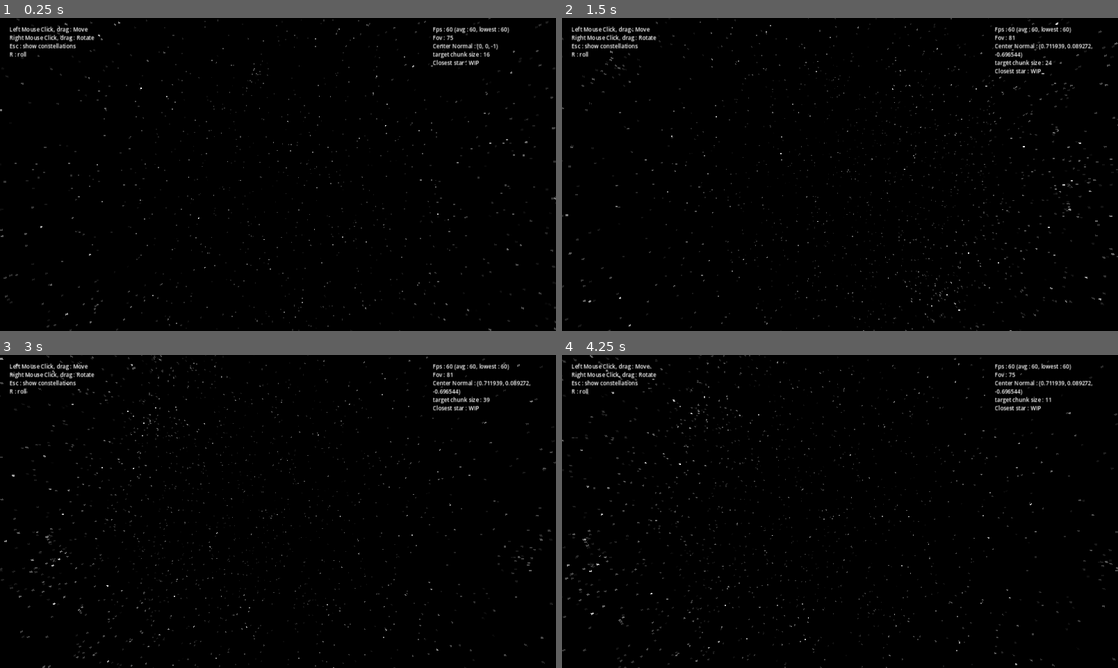
Above: before the commit, frames 1-4 (two rows, left to right).
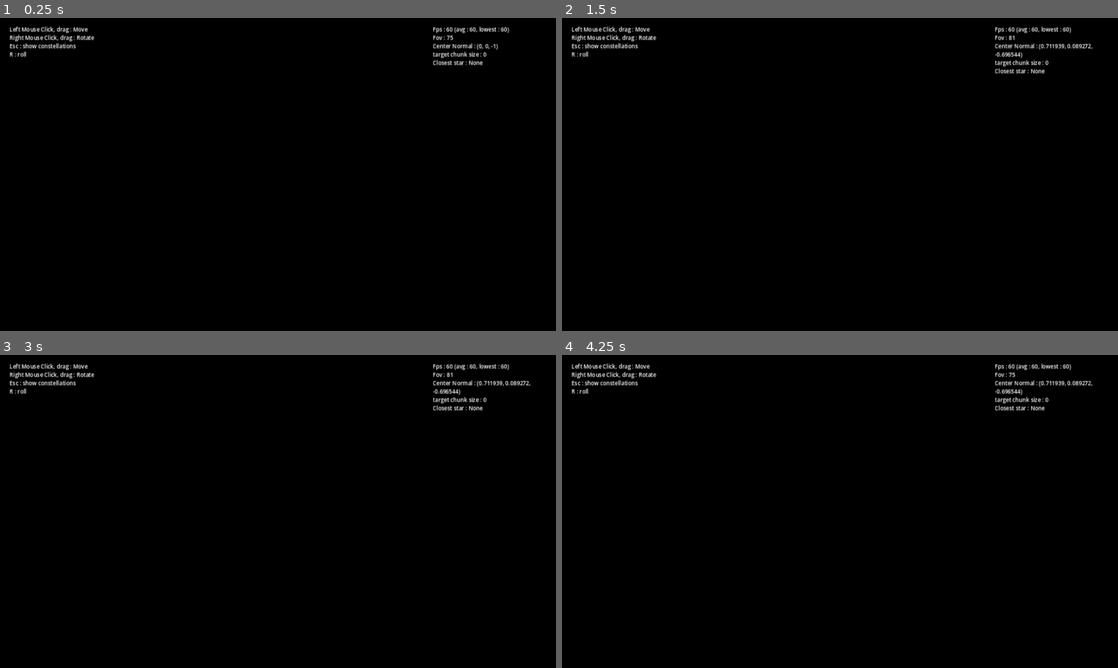
Above: after the commit, the same moments.

Repository: WanderingPenwing/StarGazer
Game: Godot game, scene res://scenes/stellarium.tscn
The game is run twice, just before and just after one commit, with the same random seed, the same clock (stepped at 60 frames per second) and the same inputs.
Inputs (mouse positions are in pixels of both pictures, inside the frame that each line leads up to):
- Up to frame 1 (0.25 s): no input
- Up to frame 2 (1.5 s): tap Enter (ui_accept) at 0.5, 0.77, 1.25 s; move the mouse to (962, 158) at 0.52 s; press the mouse at (962, 158) at 0.53 s; hold Up (ui_up) 0.53-1.28 s; move the mouse to (728, 190) at 1.27 s; release the mouse at (728, 190) at 1.28 s; hold Down (ui_down) from 1.28 s (still down); tap Mouse wheel down (dezoom) at 1.35 s
- Up to frame 3 (3 s): tap Enter (ui_accept) at 1.52, 2, 2.75 s; move the mouse to (333, 442) at 2.02 s; release Down (ui_down) at 2.03 s; hold Right mouse button (r_click) 2.03-2.78 s; hold Up (ui_up) from 2.03 s (still down); move the mouse to (250, 574) at 2.77 s; tap R (roll) at 2.85 s
- Up to frame 4 (4.25 s): tap Enter (ui_accept) at 3.02, 3.5, 3.77 s; move the mouse to (1006, 558) at 3.52 s; release Up (ui_up) at 3.53 s; hold Down (ui_down) from 3.53 s (still down); tap Mouse wheel up (zoom) at 3.6 s

The runs differ from the first frame. In frame 1, 1.0% of the frame differs, in the area x 0-100%, y 0-100%; in frame 2, 1.4%; in frame 3, 1.4%; in frame 4, 1.4%.

Commit message:
Testing for deploy

Diff:
--- a/scripts/static/stars.gd
+++ b/scripts/static/stars.gd
@@ -12,8 +12,8 @@
 
 
 func _ready() -> void:
-	var Stars = load_stars()
-	show_stars(Stars)
+#	var Stars = load_stars()
+#	show_stars(Stars)
 
 	var Consts = load_constellations()
 	format_constellations(Consts)
